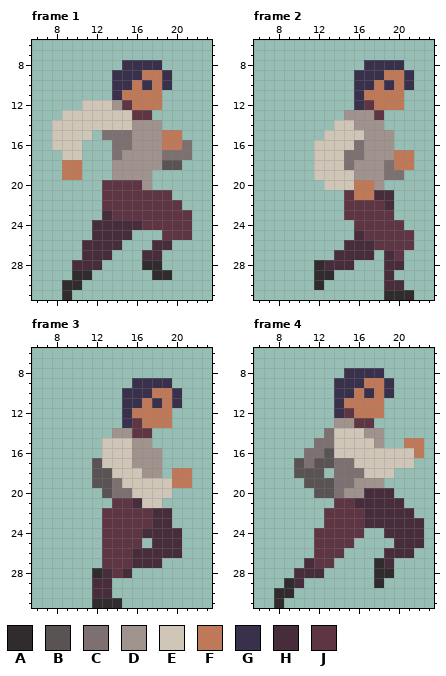
Two states of a pixel-art file, res/player-run.ase. Above, as it was before the edit.
32x32 pixels, 6 frames. Shown: frame 1: x 6..23, y 6..31; frame 2: x 6..23, y 6..31; frame 3: x 6..23, y 6..31; frame 4: x 6..23, y 6..31. The commit also changed other frames, which this record leaves out.
Palette (. is transparent): A #302c2e  B #5a5353  C #7d7071  D #a0938e  E #cfc6b8  F #bf7958  G #39314b  H #472d3c  J #5e3643
The same view after the edit:
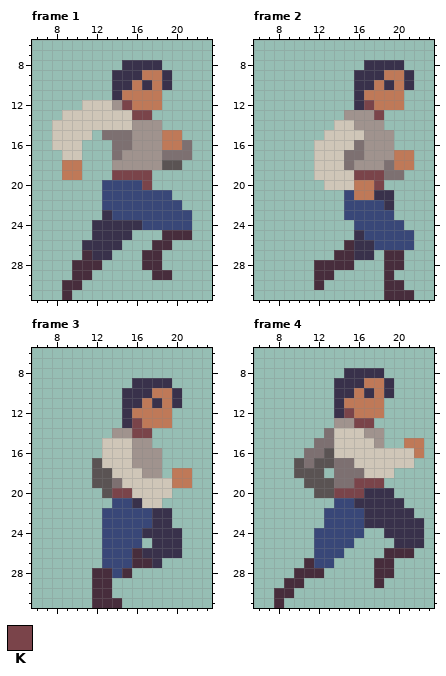
Colours new in this view: K #7a444a
Edits made:
Colour J changes from #5e3643 to #394778.
Frame 1:
The author changed colour H to colour G in row 23 at x 13; in row 24 at x 12 to 16; in row 25 at x 12 to 15; in row 26 at x 11 to 14; in row 27 at x 12 to 13.
The author changed colour A to colour H in row 28 at x 17 to 18; in row 29 at x 10 to 11 and 18 to 19; in row 30 at x 9 to 10; in row 31 at x 9.
The author changed colour J to colour H in row 25 at x 19 to 21.
The author changed colour D to colour K in row 19 at x 14 to 17; in row 20 at x 17.
The author changed colour J to colour K in row 12 at x 15; in row 13 at x 16 to 17.
Frame 2:
The author changed colour H to colour G in row 21 at x 18 to 19; in row 22 at x 19; in row 25 at x 16; in rows 26 to 27 at x 16 to 17.
The author changed colour A to colour H in row 28 at x 12; in row 29 at x 12 to 13; in row 30 at x 12; in row 31 at x 19 to 21.
The author changed colour J to colour H in row 27 at x 20.
The author changed colour D to colour K in row 19 at x 16 to 18; in row 20 at x 18.
The author changed colour J to colour K in row 12 at x 17; in row 13 at x 18.
Frame 3:
The author changed colour H to colour G in row 21 at x 16; in rows 22 to 23 at x 18 to 19; in row 24 at x 17 to 20; in row 25 at x 18 to 20; in row 26 at x 17 to 20; in row 27 at x 18.
The author changed colour A to colour H in row 28 at x 12; in row 31 at x 12 to 14.
The author changed colour C to colour K in row 20 at x 14 to 15.
The author changed colour J to colour K in row 13 at x 16; in row 14 at x 16 to 17.
Frame 4:
The author changed colour H to colour G in row 20 at x 17 to 19; in row 21 at x 16 to 20; in row 22 at x 17 to 21; in row 23 at x 17 to 22; in row 24 at x 19 to 22; in row 25 at x 20 to 22.
The author changed colour A to colour H in row 27 at x 18; in row 28 at x 18 to 19; in row 29 at x 9 and 18; in row 30 at x 8 to 9; in row 31 at x 8.
The author changed colour C to colour K in row 20 at x 14.
The author changed colour D to colour K in row 19 at x 16 to 18; in row 20 at x 15 to 16.
The author changed colour J to colour K in row 12 at x 15; in row 13 at x 16 to 17.
Where, in picture pixels (left, top, right, bottom), the same in both pictures:
changed: (122, 100, 152, 120)
changed: (62, 170, 192, 300)
changed: (364, 100, 384, 120)
changed: (314, 170, 414, 300)
changed: (132, 418, 152, 438)
changed: (92, 488, 182, 608)
changed: (344, 408, 374, 428)
changed: (274, 478, 424, 608)
